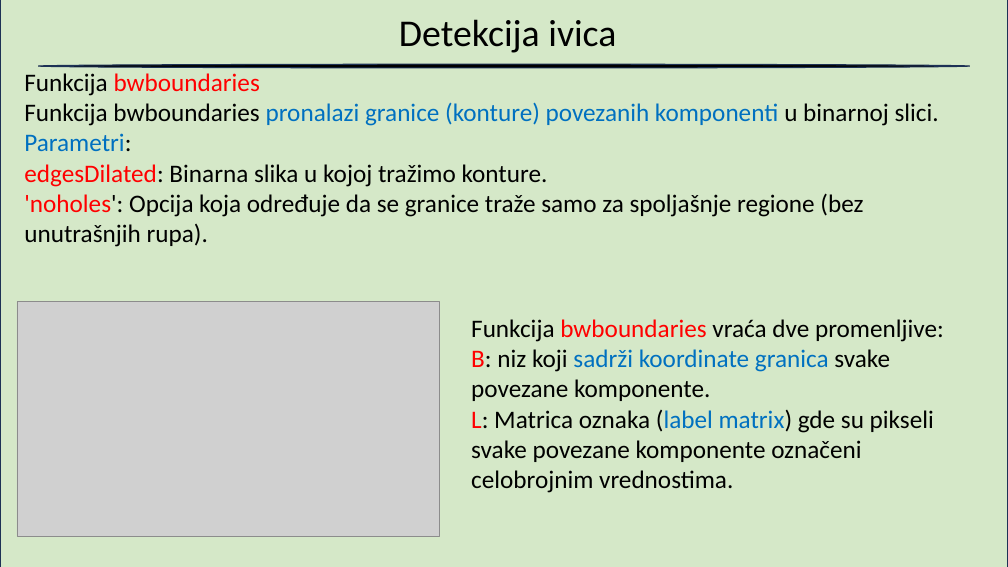
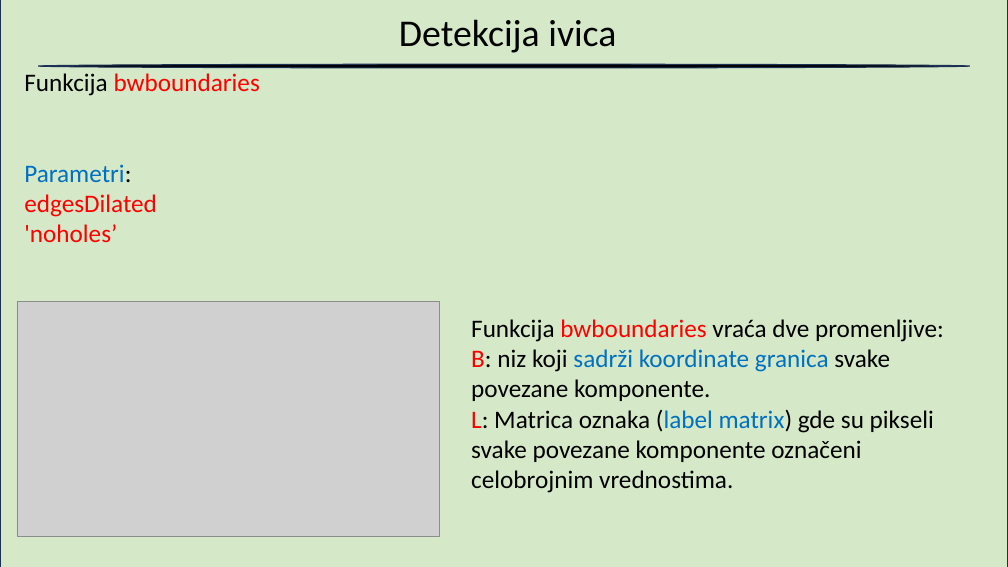
Before and after one commit to blizanac76/RegistrationNumberRecognition, a slide deck: slide 13 of Prepoznavanje.pptx. Drawn at 1008x567 pixels with LibreOffice and Linux fonts; fonts in the diff are those of the drawing; grey boxes stand for pictures. Boxes give left, top, right and bottom in pixels: in the first picture for what was removed or moved away, otherwise in the second. Text is boxed around its words. In the diff, an @@ line names an element or a change of style, - is before the commit and + after.

```diff
--- a/Prepoznavanje.pptx
+++ b/Prepoznavanje.pptx
@@ text at box(24, 102, 939, 126): paragraph removed @@
-Funkcija bwboundaries pronalazi granice (konture) povezanih komponenti u binarnoj slici.
@@ text at box(24, 194, 157, 242): text changed; text colour #000000 to #FF0000 @@
-edgesDilated: Binarna slika u kojoj tražimo konture.
-'noholes': Opcija koja određuje da se granice traže samo za spoljašnje regione (bez unutrašnjih rupa).
+edgesDilated
+'noholes’
```
Also in this commit, not shown: 11 other slides changed, 1 slide removed.
